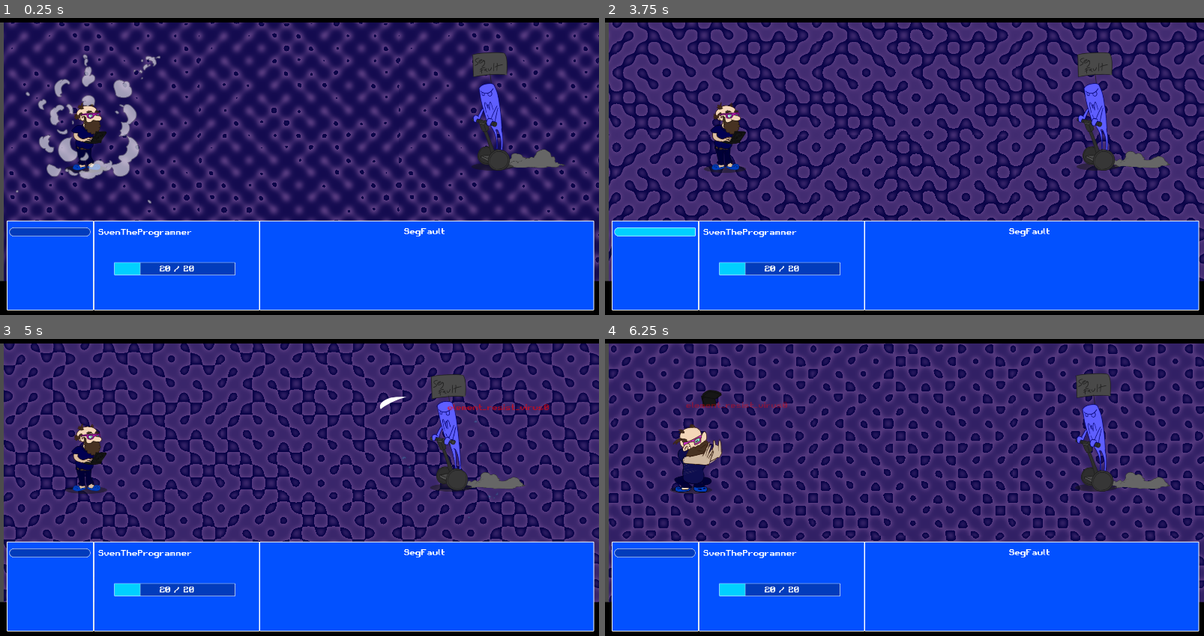
Above: before the commit, frames 1-4 (two rows, left to right).
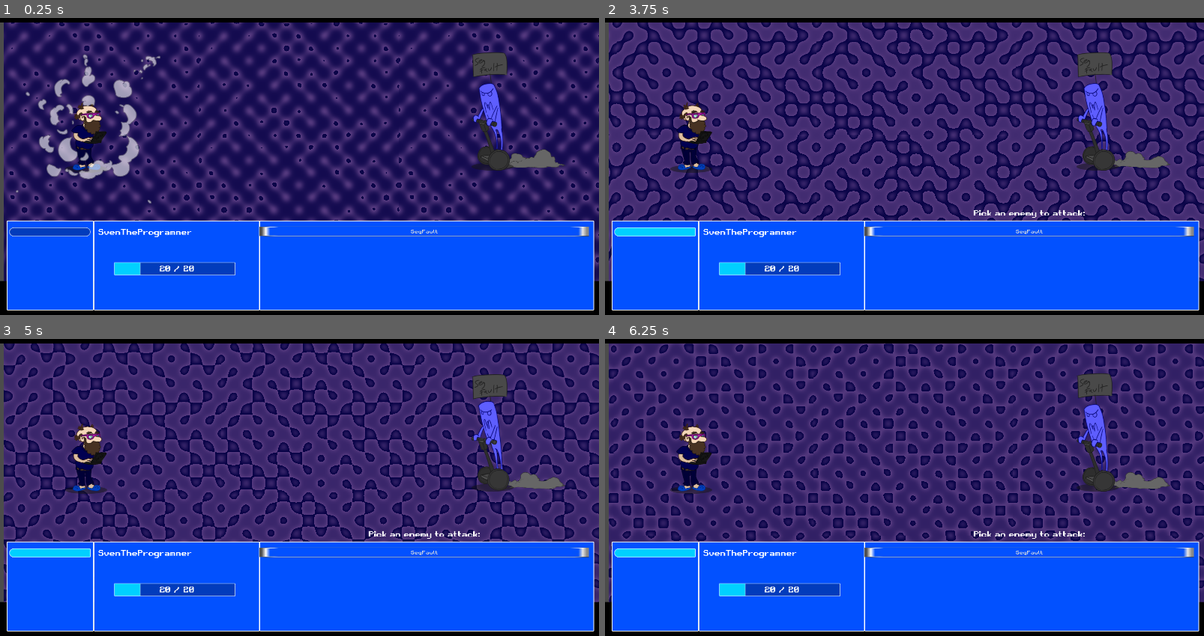
Above: after the commit, the same moments.

Repository: Alexander-Hjelm/bearded-programmer-sven
Game: Godot game, scene res://MainScene.tscn
The game is run twice, just before and just after one commit, with the same random seed, the same clock (stepped at 60 frames per second) and the same inputs.
Inputs (mouse positions are in pixels of both pictures, inside the frame that each line leads up to):
- Up to frame 1 (0.25 s): no input
- Up to frame 2 (3.75 s): click (1030, 231) at 0.5 s, where only the run after the commit has a clickable "SegFault"; click (1030, 231) at 1.25 s, where only the run after the commit has a clickable "SegFault"; click (1030, 231) at 2 s, where only the run after the commit has a clickable "SegFault"; click "Attack" at 3.5 s
- Up to frame 3 (5 s): no input
- Up to frame 4 (6.25 s): no input

The runs differ from the first frame. In frame 1, 0.5% of the frame differs, in the area x 43-99%, y 70-74%; in frame 2, 2.3%; in frame 3, 4.4%, in the area x 1-99%, y 11-74%; in frame 4, 2.7%.

Commit message:
Enemy selection

Diff:
--- a/Scenes/UI/HUD.gd
+++ b/Scenes/UI/HUD.gd
@@ -16,10 +16,27 @@
 #func _init():
 #	Global.HUD = self
 
+enum AttackMode {
+	WITH_ITEM,
+	WITH_WEAPON
+}
+
+var _queued_attack: bool = false
+var _queued_attack_mode: int
+var _queued_attack_item_name: String
+
 
 func _ready():
 	$InputPopUpMenu/InputBGPanel/AttackButton.connect("pressed", self,"attack_enemy")
 	$InputPopUpMenu/InputBGPanel/InventoryButton.connect("pressed", self,"show_inventory")
+
+	$BadGuyPanel/EnemyTeamLabel1.connect("pressed", self, "on_monster_label_clicked", [0])
+	$BadGuyPanel/EnemyTeamLabel2.connect("pressed", self, "on_monster_label_clicked", [1])
+	$BadGuyPanel/EnemyTeamLabel3.connect("pressed", self, "on_monster_label_clicked", [2])
+	$BadGuyPanel/EnemyTeamLabel4.connect("pressed", self, "on_monster_label_clicked", [3])
+	$BadGuyPanel/EnemyTeamLabel5.connect("pressed", self, "on_monster_label_clicked", [4])
+	$BadGuyPanel/EnemyTeamLabel6.connect("pressed", self, "on_monster_label_clicked", [5])
+
 	inactivate_player_input()
 
 
@@ -47,8 +64,9 @@
 	$PlayerPanel/PlayerTeamLabel.text = str(player_name)
 
 
-func set_enemy_names(enemy_name : String):
-	$BadGuyPanel/EnemyTeamLabel.text = str(enemy_name)
+func set_enemy_name(enemy_index: int, enemy_name : String):
+	get_node("BadGuyPanel/EnemyTeamLabel" + str(enemy_index)).text = enemy_name
+	get_node("BadGuyPanel/EnemyTeamLabel" + str(enemy_index)).visible = true
 
 
 func update_player_HUD_stats(player_hp, player_hp_max): ## Update player hp
@@ -58,11 +76,14 @@
 
 
 func attack_enemy():
-	inactivate_player_input()
-	combat_manager.player_attack()
+	_queued_attack = true
+	_queued_attack_mode = AttackMode.WITH_WEAPON
+
+	$BadGuyPanel/PickEnemyLabel.visible = true
 
 	# Hide the inventory, in case it is open
 	get_node("InventoryPanel").visible = false
+	inactivate_player_input()
 
 
 func show_inventory():
@@ -89,7 +110,11 @@
 		Item.ItemType.CONSUMABLE:
 			combat_manager.use_item_on_player(item_name)
 		Item.ItemType.OFFENSIVE:
-			combat_manager.use_item_on_enemy(item_name, 0)
+			$BadGuyPanel/PickEnemyLabel.visible = true
+			_queued_attack = true
+			_queued_attack_mode = AttackMode.WITH_ITEM
+			_queued_attack_item_name = item_name
+
 
 	# Finally, hide the inventory
 	get_node("InventoryPanel").visible = false
@@ -97,6 +122,19 @@
 	inactivate_player_input()
 
 
+func on_monster_label_clicked(monster_index: int):
+	if not _queued_attack:
+		return
+	_queued_attack = false
+	match _queued_attack_mode:
+		AttackMode.WITH_ITEM:
+			combat_manager.use_item_on_enemy(_queued_attack_item_name, monster_index)
+		AttackMode.WITH_WEAPON:
+			combat_manager.player_attack(monster_index)
+
+	$BadGuyPanel/PickEnemyLabel.visible = false
+
+
 func show_pop_up_message(text):
 	$MessagePanel/MessagePanelAnim.play("Popup Long Show Message")
 	$MessagePanel/MessageText.text = str(text)
--- a/Scenes/UI/HUD.tscn
+++ b/Scenes/UI/HUD.tscn
@@ -179,6 +179,7 @@
 clip_text = true
 
 [node name="InventoryPanel" type="Panel" parent="."]
+editor/display_folded = true
 visible = false
 margin_left = 22.0
 margin_top = 287.0
@@ -227,31 +228,29 @@
 percent_visible = false
 
 [node name="BadGuyPanel" type="Panel" parent="."]
-editor/display_folded = true
 margin_left = 832.0
 margin_top = 736.0
 margin_right = 1904.0
 margin_bottom = 1024.0
 theme = ExtResource( 2 )
 
-[node name="EnemyTeamLabel" type="Label" parent="BadGuyPanel"]
+[node name="EnemyTeamLabel1" type="Button" parent="BadGuyPanel"]
+visible = false
 margin_top = 19.0
 margin_right = 1056.0
 margin_bottom = 50.0
 theme = ExtResource( 2 )
 text = "Monster Name"
-align = 1
-
-[node name="EnemyTeamLabel2" type="Label" parent="BadGuyPanel"]
+
+[node name="EnemyTeamLabel2" type="Button" parent="BadGuyPanel"]
 visible = false
 margin_top = 56.0
 margin_right = 1056.0
 margin_bottom = 87.0
 theme = ExtResource( 2 )
 text = "Monster Name"
-align = 1
-
-[node name="EnemyTeamLabel3" type="Label" parent="BadGuyPanel"]
+
+[node name="EnemyTeamLabel3" type="Button" parent="BadGuyPanel"]
 visible = false
 anchor_right = 1.0
 anchor_bottom = 1.0
@@ -261,9 +260,8 @@
 margin_bottom = -161.0
 theme = ExtResource( 2 )
 text = "Monster Name"
-align = 1
-
-[node name="EnemyTeamLabel4" type="Label" parent="BadGuyPanel"]
+
+[node name="EnemyTeamLabel4" type="Button" parent="BadGuyPanel"]
 visible = false
 anchor_right = 1.0
 anchor_bottom = 1.0
@@ -273,9 +271,8 @@
 margin_bottom = -8.0
 theme = ExtResource( 2 )
 text = "Monster Name"
-align = 1
-
-[node name="EnemyTeamLabel5" type="Label" parent="BadGuyPanel"]
+
+[node name="EnemyTeamLabel5" type="Button" parent="BadGuyPanel"]
 visible = false
 anchor_right = 1.0
 anchor_bottom = 1.0
@@ -285,9 +282,8 @@
 margin_bottom = -81.0
 theme = ExtResource( 2 )
 text = "Monster Name"
-align = 1
-
-[node name="EnemyTeamLabel6" type="Label" parent="BadGuyPanel"]
+
+[node name="EnemyTeamLabel6" type="Button" parent="BadGuyPanel"]
 visible = false
 anchor_right = 1.0
 anchor_bottom = 1.0
@@ -297,6 +293,14 @@
 margin_bottom = -41.0
 theme = ExtResource( 2 )
 text = "Monster Name"
+
+[node name="PickEnemyLabel" type="Label" parent="BadGuyPanel"]
+visible = false
+margin_top = -40.0
+margin_right = 1054.0
+margin_bottom = 1.0
+theme = ExtResource( 2 )
+text = "Pick an enemy to attack:"
 align = 1
 
 [node name="InputPopUpMenu" type="Control" parent="."]
@@ -307,6 +311,7 @@
 margin_bottom = 1027.0
 
 [node name="InputBGPanel" type="Panel" parent="InputPopUpMenu"]
+editor/display_folded = true
 anchor_right = 1.0
 anchor_bottom = 1.0
 margin_bottom = -35.0
--- a/Script/combat_manager.gd
+++ b/Script/combat_manager.gd
@@ -78,7 +78,7 @@
 		HUD.set_player_names(character_node.get_name())
 	elif team == 1:
 		get_node("/root/MainScene/Team1StartPos").add_child(character_node)
-		HUD.set_enemy_names(character_node.get_name())
+		HUD.set_enemy_name(len(_characters_by_team)-1, character_node.get_name())
 		current_monster_name = character_node.get_name()
 
 	# Set ticking timer to 0 for the new character
@@ -148,9 +148,9 @@
 			reset_character_timer(character)
 
 # External entry for attacking with the player, called from the player UI
-func player_attack():
+func player_attack(monster_index: int):
 	var player_character: Character = _characters_by_team[0][0]
-	var target_character: Character = _characters_by_team[1][0]
+	var target_character: Character = _characters_by_team[1][monster_index]
 	attack(player_character, target_character, player_character.get_weapon())
 	reset_character_timer(player_character)
 
